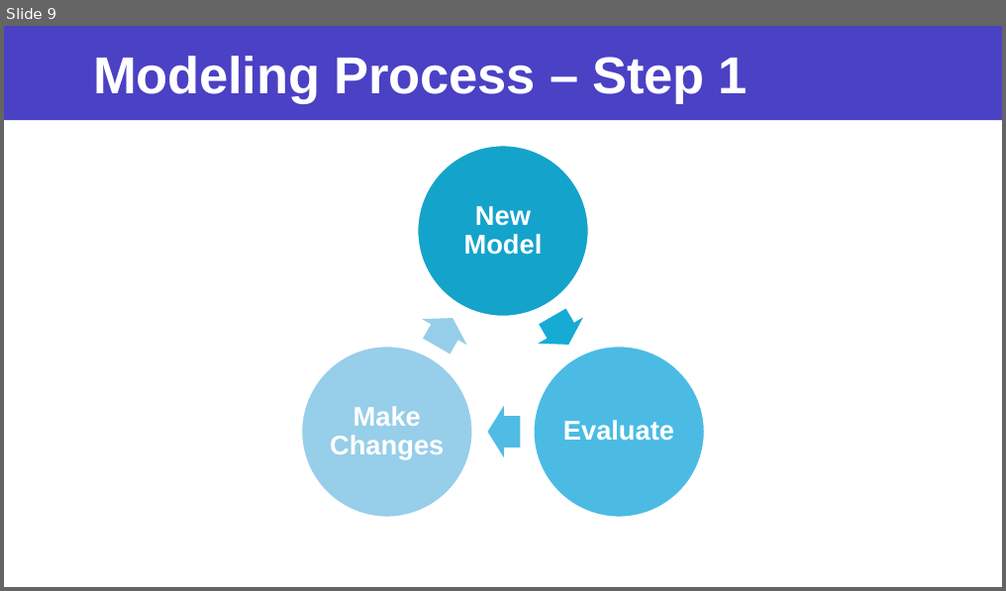
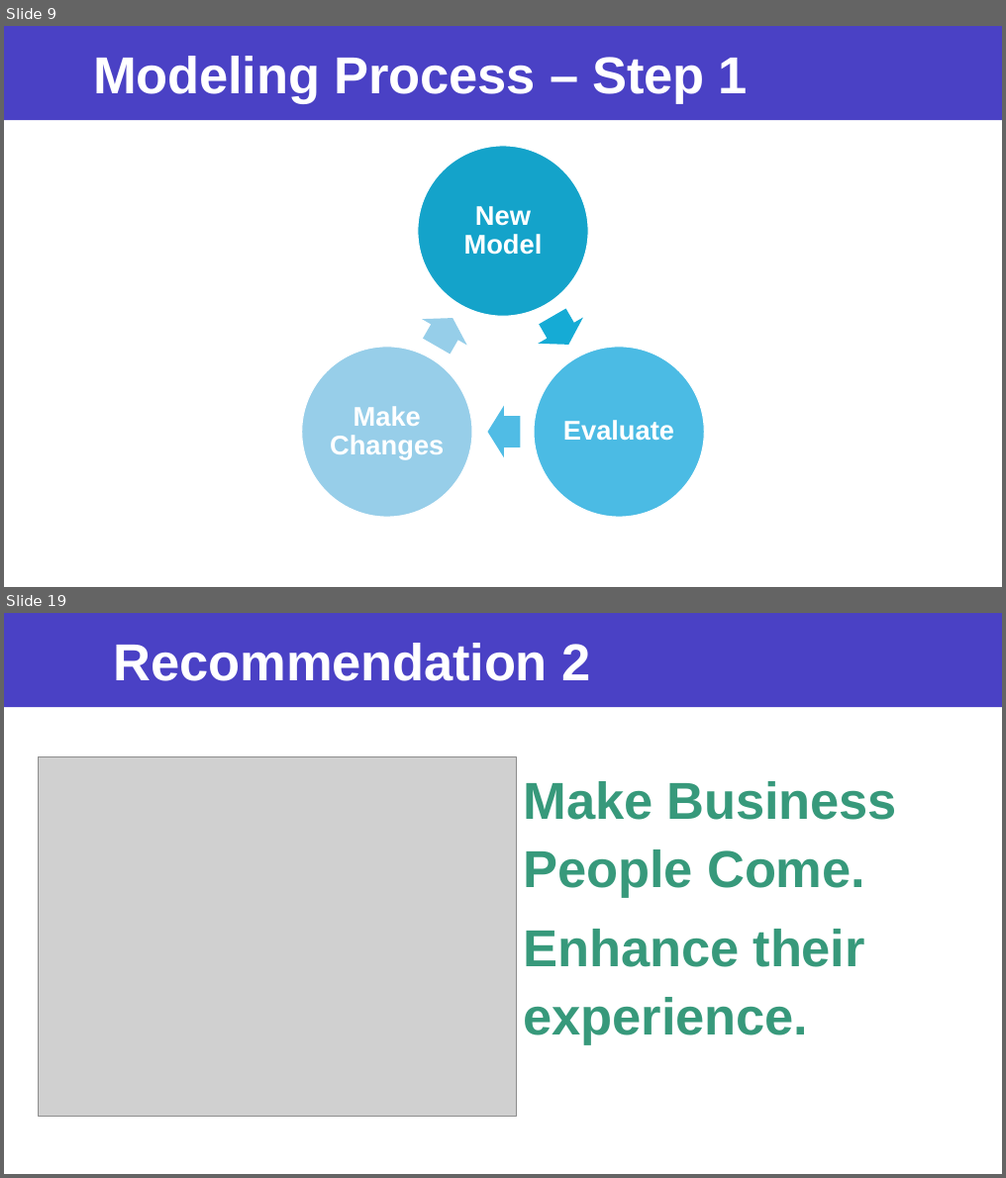
Before and after one commit to jaeheonk817/Project__Predicting-Hotel-Reservation-Cancellations, a slide deck: powerpoint.pptx. Shown one above the other, each under a label of ours: slide 9 before the commit, slides 9 and 19 after it; the slides between them are not shown. The pictures are 1006x591 and 1006x1178 pixels, drawn with LibreOffice and Linux fonts; fonts in the diff are those of the drawing; grey boxes stand for pictures. Boxes give left, top, right and bottom in pixels: in the first picture for what was removed or moved away, otherwise in the second. Text is boxed around its words. In the diff, an @@ line names an element or a change of style, - is before the commit and + after.

```diff
--- a/powerpoint.pptx
+++ b/powerpoint.pptx
@@ slide 19 added at [4, 613, 1002, 1174], background #FFFFFF; not listed: 1 template element that a slide beside it also shows @@
@@ title added at [114, 643, 590, 681], 50 pt, text #FFFFFF, bold @@
+Recommendation 2
@@ picture added at [38, 758, 516, 1116] @@
@@ text added at [524, 781, 897, 1046], 50 pt, text #37997B, bold @@
+Make Business People Come.
+Enhance their experience.
```
Also in this commit, not shown: 14 slides changed, 4 other slides added, 22 other files.
